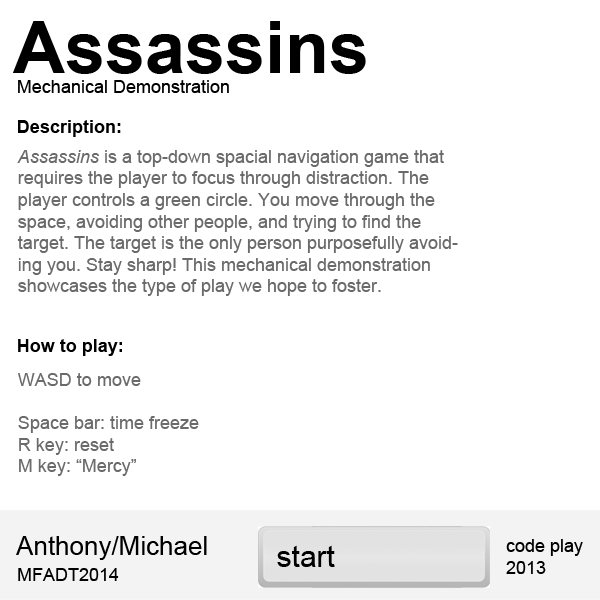
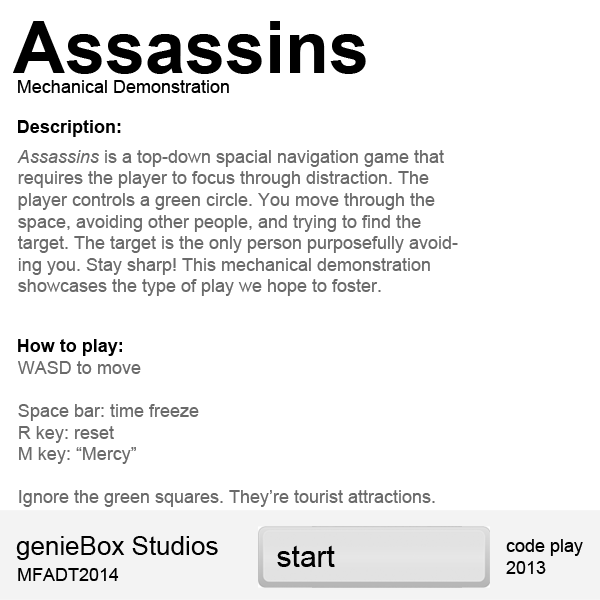
The second 600x600 image is a revision of the first. Changes to its layers:
painted on "How to play text" over [left=18, top=361, right=435, bottom=507]
painted on "student name" over [left=16, top=536, right=218, bottom=560]
